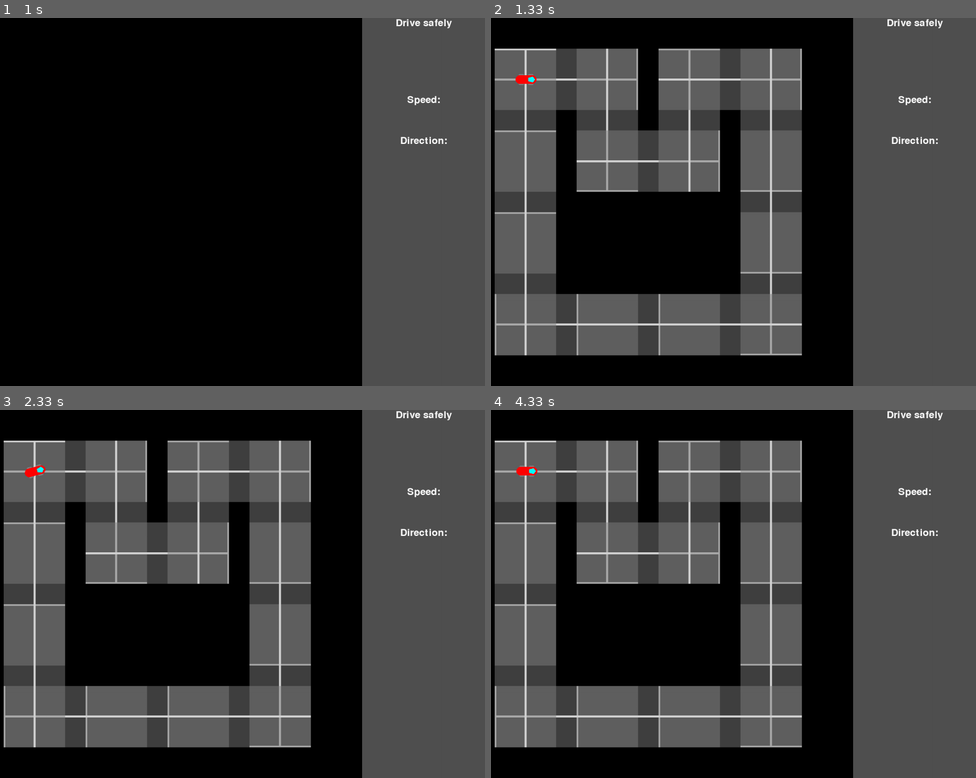
Above: before the commit, frames 1-4 (two rows, left to right).
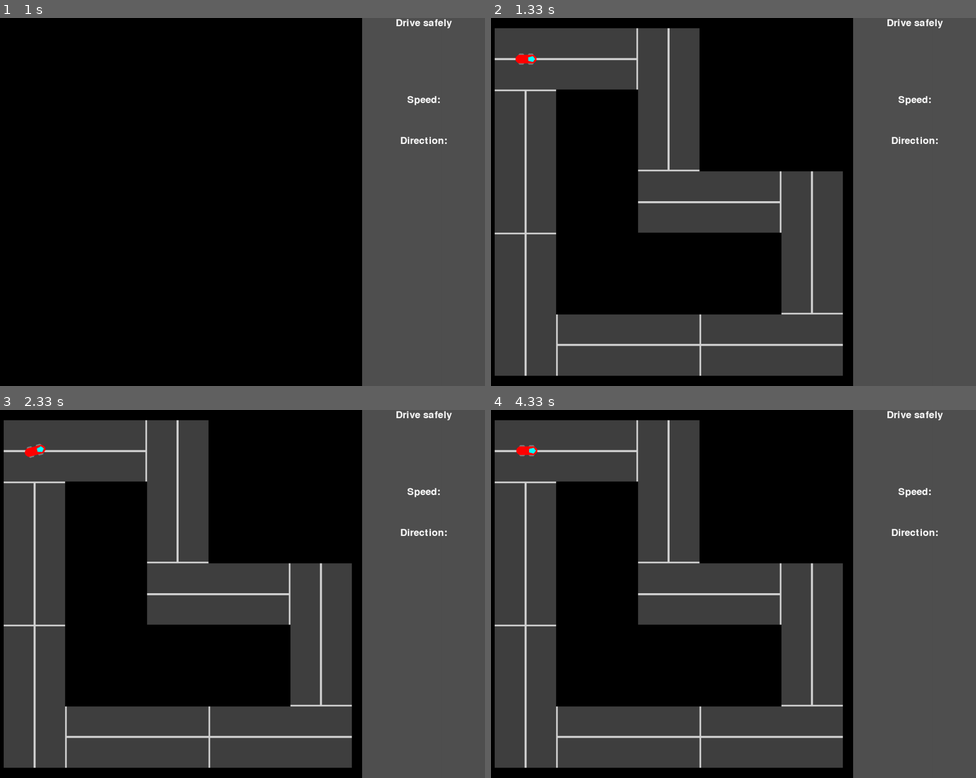
Above: after the commit, the same moments.

Repository: Pitrified/snippet
Game: pygame game, started from racer/racer_main.py
Same seed, same stepped clock (60 frames per second), same inputs: the game is played once before the commit and once after it.
Inputs:
- Up to frame 1 (1 s): hold W from 0.83 s (still down)
- Up to frame 2 (1.33 s): release W at 1.3 s
- Up to frame 3 (2.33 s): hold A from 1.83 s (still down)
- Up to frame 4 (4.33 s): release A at 2.37 s; hold A 2.4-3 s; tap X at 2.47, 3.9 s; tap Z at 2.55 s; hold D from 3.83 s (still down)

Frame 1 is identical in both runs. In frame 2, 47% of the frame differs, in the area x 0-73%, y 2-98%; in frame 3, 47%; in frame 4, 47%.

Commit message:
RACER: add new non-overlapping map, new setup_env

Diff:
--- a/racer/racer_main.py
+++ b/racer/racer_main.py
@@ -46,7 +46,8 @@
     #  log_format_module = '%(asctime)s - %(name)s - %(levelname)s - %(message)s'
     #  log_format_module = "%(name)s - %(levelname)s: %(message)s"
     #  log_format_module = '%(levelname)s: %(message)s'
-    log_format_module = "%(message)s"
+    log_format_module = "%(name)s: %(message)s"
+    #  log_format_module = "%(message)s"
 
     formatter = logging.Formatter(log_format_module)
     module_console_handler.setFormatter(formatter)
@@ -62,13 +63,44 @@
     logg.debug(f"Done setting up logger")
 
 
-def run_racer_main(out_file_sprite, fps):
+def setup_env():
+    setup_logger()
+
+    args = parse_arguments()
+
+    # setup seed value
+    if args.seed == -1:
+        myseed = 1
+        myseed = int(timer() * 1e9 % 2 ** 32)
+    else:
+        myseed = args.seed
+    seed(myseed)
+    np.random.seed(myseed)
+
+    # build command string to repeat this run
+    recap = f"python3 lab03_main.py"
+    for a, v in args._get_kwargs():
+        if a == "rand_seed":
+            recap += f" --rand_seed {myseed}"
+        else:
+            recap += f" --{a} {v}"
+
+    logmain = logging.getLogger(f"c.{__name__}.setup_env")
+    logmain.info(recap)
+
+    return args
+
+
+def run_racer_main(args):
     """mainloop of the game
 
     adapted from https://www.pygame.org/docs/tut/chimp.py.html
     and https://www.pygame.org/docs/tut/ChimpLineByLine.html
     """
     logg = logging.getLogger(f"c.{__name__}.run_racer_main")
+
+    out_file_sprite = args.out_file_sprite
+    fps = args.fps
 
     pygame.init()
     # size is (int, int) tuple
@@ -124,7 +156,9 @@
 
     direction_text_hei = 300
     text_direction = font.render("Direction:", 1, (255, 255, 255))
-    textpos_direction = text_direction.get_rect(center=(sidebar_wid / 2, direction_text_hei))
+    textpos_direction = text_direction.get_rect(
+        center=(sidebar_wid / 2, direction_text_hei)
+    )
     sidebar.blit(text_direction, textpos_direction)
     direction_val_hei = direction_text_hei + val_delta
 
@@ -138,7 +172,7 @@
     clock = pygame.time.Clock()
 
     #  racer = Racer(out_file_sprite, field_wid // 2, field_hei // 2)
-    racer = Racer(out_file_sprite, 100, 150)
+    racer = Racer(out_file_sprite, 100, 100)
 
     rmap = RacingMap(field_wid, field_hei)
     # draw map on the field, it is static, so there is no need to redraw it every time
@@ -146,7 +180,7 @@
 
     # draw the map first, the car on top
     #  allsprites = pygame.sprite.RenderPlain((rmap, racer))
-    allsprites = pygame.sprite.RenderPlain(( racer))
+    allsprites = pygame.sprite.RenderPlain((racer))
 
     # Main Loop
     going = True
@@ -216,33 +250,6 @@
     pygame.quit()
 
 
-def main():
-    setup_logger()
-
-    args = parse_arguments()
-
-    # setup seed value
-    if args.seed == -1:
-        myseed = 1
-        myseed = int(timer() * 1e9 % 2 ** 32)
-    else:
-        myseed = args.seed
-    seed(myseed)
-    np.random.seed(myseed)
-
-    out_file_sprite = args.out_file_sprite
-    fps = args.fps
-
-    recap = f"python3 racer_main.py"
-    recap += f" --out_file_sprite {out_file_sprite}"
-    recap += f" --fps {fps}"
-    recap += f" --seed {myseed}"
-
-    logmain = logging.getLogger(f"c.{__name__}.main")
-    logmain.info(recap)
-
-    run_racer_main(out_file_sprite, fps)
-
-
 if __name__ == "__main__":
-    main()
+    args = setup_env()
+    run_racer_main(args)
--- a/racer/racer_map.py
+++ b/racer/racer_map.py
@@ -33,20 +33,14 @@
 
         # direction, centerx, centery
         self.seg_info = [
-            [0, 200, 150],
-            [270, 300, 250],
-            [0, 400, 350],
-            [90, 500, 250],
-            [0, 600, 150],
-            [270, 700, 250],
-            [270, 700, 450],
-            [270, 700, 650],
-            [180, 600, 750],
-            [180, 400, 750],
-            [180, 200, 750],
-            [90, 100, 650],
-            [90, 100, 450],
-            [90, 100, 250],
+            [0, 200, 100],
+            [270, 450, 200],
+            [0, 550, 450],
+            [270, 800, 550],
+            [180, 700, 800],
+            [180, 350, 800],
+            [90, 100, 700],
+            [90, 100, 350],
         ]
         self.segments = {}
         self.num_segments = len(self.seg_info)
